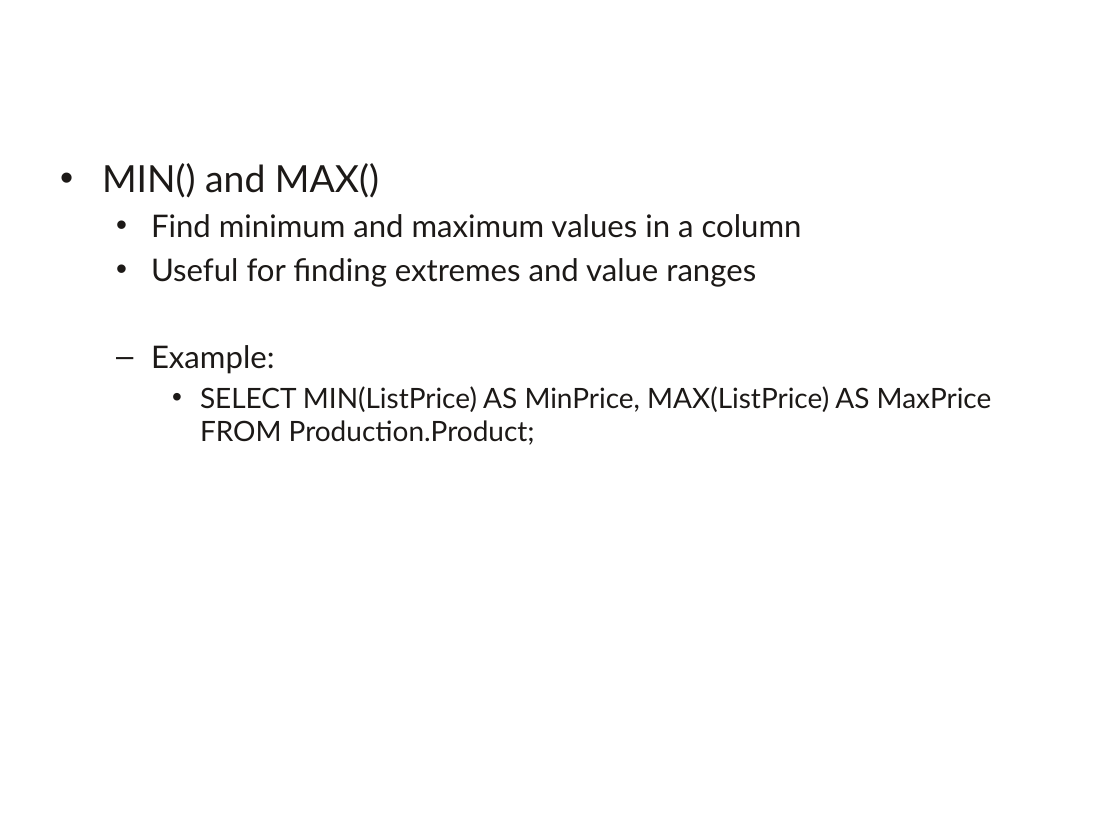
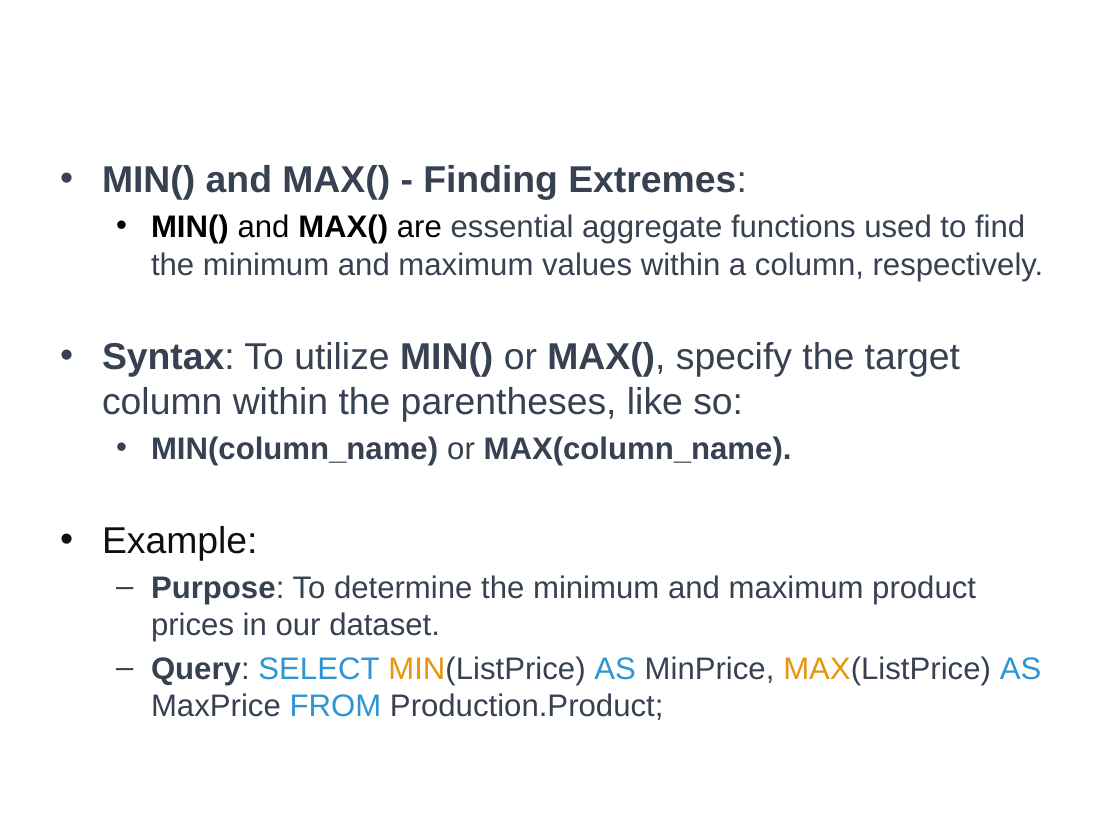
Before and after one commit to a099954/ABC-Program, a slide deck: slide 14 of SQL/Day 3 Aggregates/Aggregates.pptx (slide 13 before the commit). Drawn at 1120x840 pixels with LibreOffice and Linux fonts; fonts in the diff are those of the drawing; background and template pictures are left out. Boxes give left, top, right and bottom in pixels: in the first picture for what was removed or moved away, otherwise in the second. Text is boxed around its words. In the diff, an @@ line names an element or a change of style, - is before the commit and + after.

```diff
--- a/SQL/Day 3 Aggregates/Aggregates.pptx
+++ b/SQL/Day 3 Aggregates/Aggregates.pptx
@@ text at box(102, 165, 1044, 465): text changed; font Lato to Arial; text colour #1C1917 to #374151 @@
-• MIN() and MAX()
-  • Find minimum and maximum values in a column
-  • Useful for finding extremes and value ranges
+• MIN() and MAX() - Finding Extremes:
+  • MIN() and MAX() are essential aggregate functions used to find the minimum and maximum values within a column, respectively.
+• Syntax: To utilize MIN() or MAX(), specify the target column within the parentheses, like so:
+  • MIN(column_name) or MAX(column_name).
@@ text at box(102, 526, 258, 561): size 20 to 24 pt, font Lato to Arial, text colour #1C1917 to #0F0F0F in "Example:"; bullet – to •; list level 2 to 1 in "Example:" @@
@@ text at box(151, 575, 1041, 720): text changed; size 18 to 20 pt; font Lato to Arial; text colour #1C1917 to #374151 @@
-    • SELECT MIN(ListPrice) AS MinPrice, MAX(ListPrice) AS MaxPrice FROM Production.Product;
+  – Purpose: To determine the minimum and maximum product prices in our dataset.
+  – Query: SELECT MIN(ListPrice) AS MinPrice, MAX(ListPrice) AS MaxPrice FROM Production.Product;
```
Also in this commit, not shown: 19 other slides changed, 3 slides added, 16 other files.
